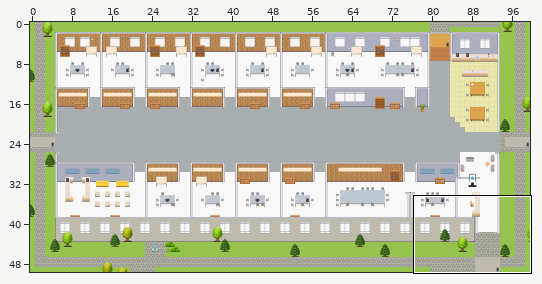
Two versions of a level (Tiled map (JSON), maps/Finance-Platform.tmj). Above: a wide view before the commit, with the close-up outlined.
Close-up. Before:
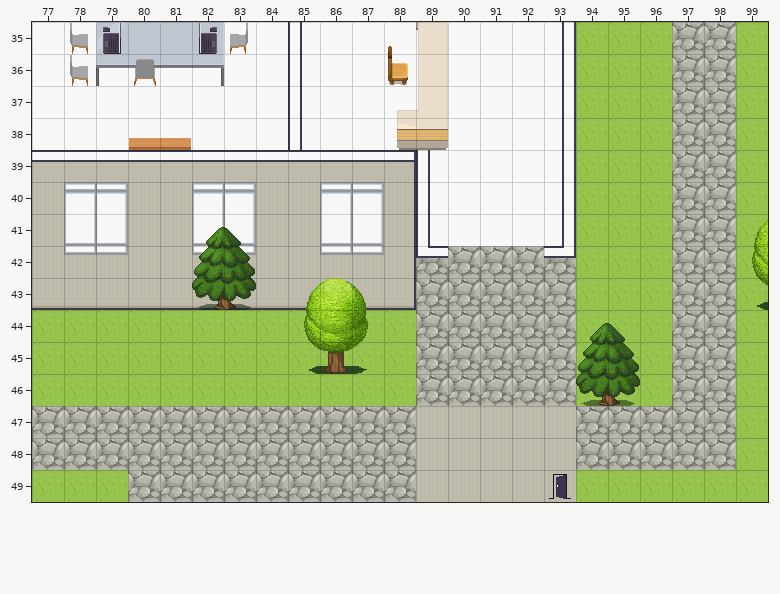
Cells are 32x32 px. Shown: x 77..99, y 35..49.
Now the later version:
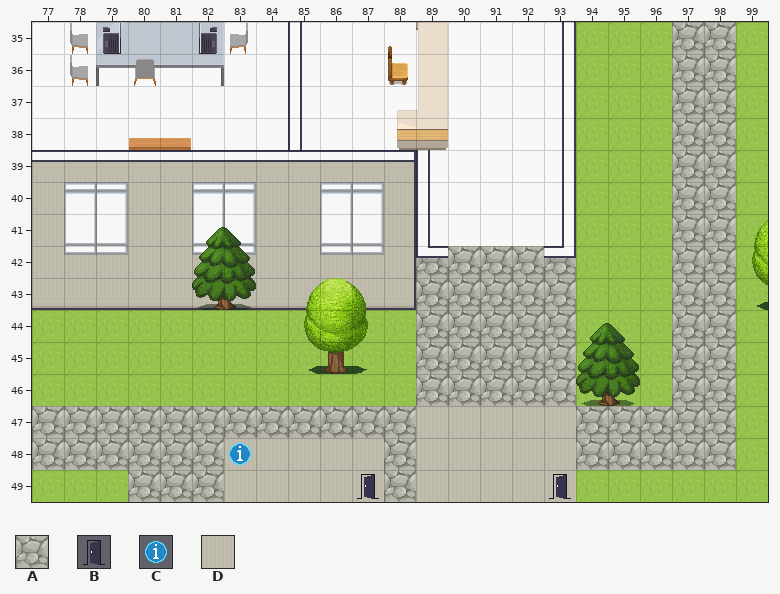
Key: from "Exterior": A 638; from "User_Zones": B 65, C 104; from "room2": D 328.
_ is an empty cell, . an unchanged one.
What changed:
--- layer "outside"
@@ x 83..87 @@
-48 AAAAA
-49 AAAAA
+48 DDDDD
+49 DDDDD
--- layer "zones"
@@ x 83..87 @@
-48 _....
-49 ...._
+48 C....
+49 ....B
